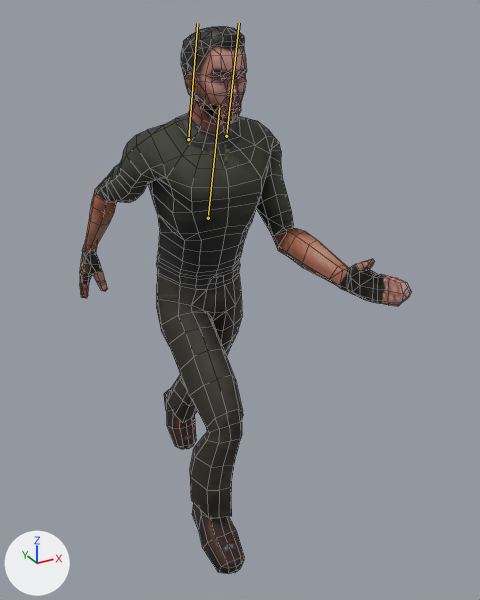
The FBX model MGK/Assets/vincent.fbx: old version first, new version second.
The view is the same before and after, from a 50 mm camera at (-0.862, -1.882, 1.732) aimed at (0.101, -0.13, 0.856). Lighting does not change. The marker at lower left points along +X, +Y and +Z. Both versions are drawn at frame 41 of the action 'Take 001'; the numbers are the values there. The bones that change are drawn over the model as lines. Mesh edges are drawn as thin lines.

Objects in the first picture: 'vincent_Casual_Male_Lod_1'.
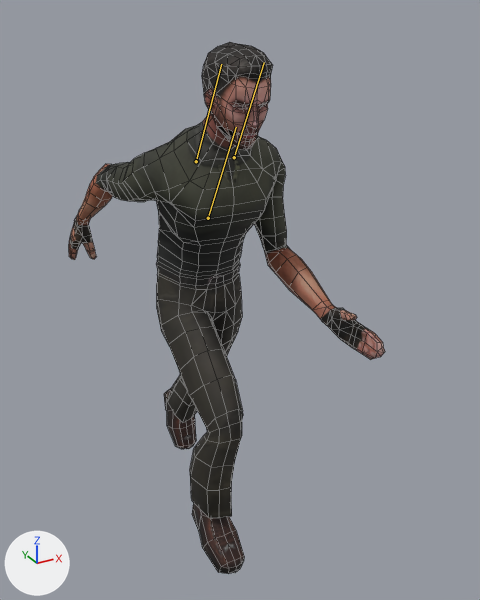
What differs and where, as boxes [x1, y1, x2, y2] in the pictures (480 x 600 px):
```json
{"object": "vincent_Casual_Male_Lod_1", "change": "posed", "before": [80, 27, 411, 574], "after": [69, 42, 385, 574]}
{"bone": "Spine1", "before": "(208, 218) to (219, 107)", "after": "(208, 218) to (236, 127)"}
{"bone": "LeftShoulder", "before": "(226, 136) to (239, 23)", "after": "(234, 157) to (264, 62)"}
{"bone": "RightShoulder", "before": "(188, 139) to (197, 23)", "after": "(196, 161) to (221, 64)"}
```

Scene script edits in JSON lines:
```json
{"block": "bone_spine1", "where": "bone_spine1 = bpy.data.objects['Armature'].pose.bones['Spine1']  # child of 'Spine'"}
{"op": "set", "path": "bone_spine1.rotation_quaternion", "old": "(1.0, 0.0, 0.0, 0.0)", "new": "(0.989, 0.148, 0.0, 0.0)", "note": "degrees (0, 0, 0) -> degrees (17, 0, 0)"}
{"block": "bone_leftshoulder", "where": "bone_leftshoulder = bpy.data.objects['Armature'].pose.bones['LeftShoulder']  # child of 'Spine2'"}
{"op": "set", "path": "bone_leftshoulder.location", "old": "(0.0, 0.0, 0.0)", "new": "(0.0, -1.9, 0.0)"}
{"block": "bone_rightshoulder", "where": "bone_rightshoulder = bpy.data.objects['Armature'].pose.bones['RightShoulder']  # child of 'Spine2'"}
{"op": "set", "path": "bone_rightshoulder.location", "old": "(0.0, 0.0, 0.0)", "new": "(0.0, -1.9, 0.0)"}
```
